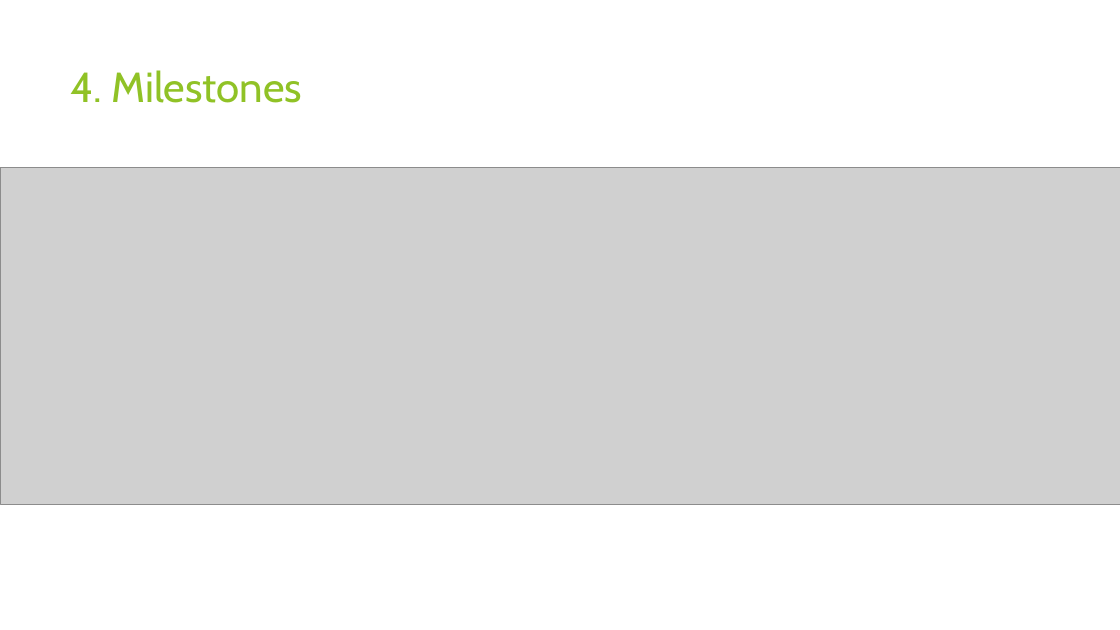
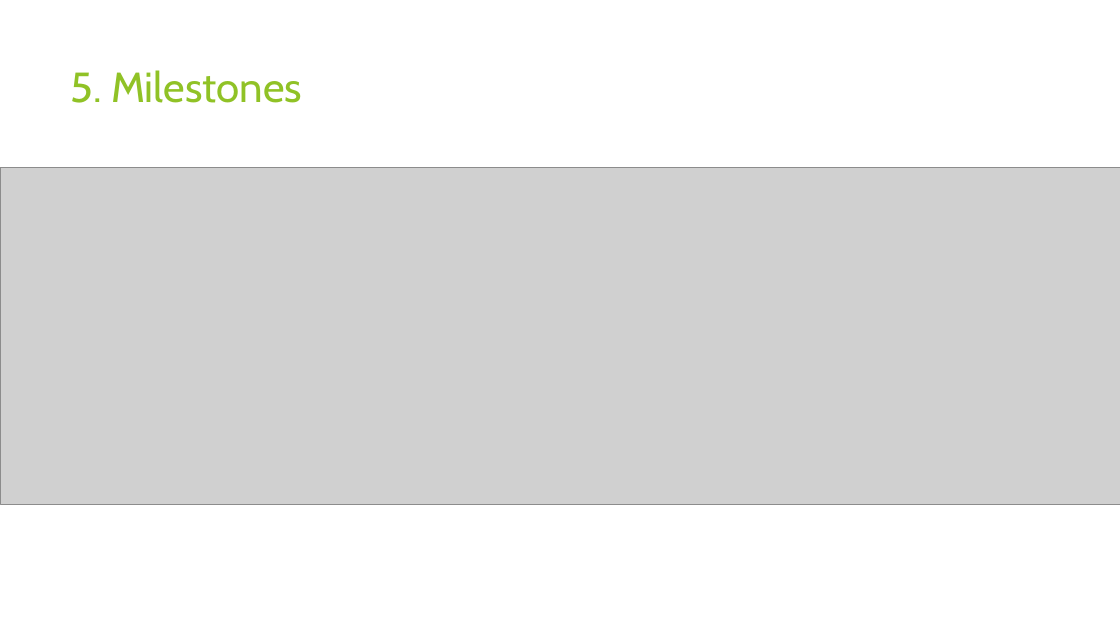
Before and after one commit to PoiBilibili/CSYE7200_FinalProject, a slide deck: slide 6 of Planning.pptx (slide 5 before the commit). Drawn at 1120x630 pixels with LibreOffice and Linux fonts; fonts in the diff are those of the drawing; grey boxes stand for pictures. Boxes give left, top, right and bottom in pixels: in the first picture for what was removed or moved away, otherwise in the second. Text is boxed around its words. In the diff, an @@ line names an element or a change of style, - is before the commit and + after.

```diff
--- a/Planning.pptx
+++ b/Planning.pptx
@@ title at box(71, 70, 302, 103): text changed @@
-4. Milestones
+5. Milestones
```
Also in this commit, not shown: 6 other slides changed, 45 other files.
